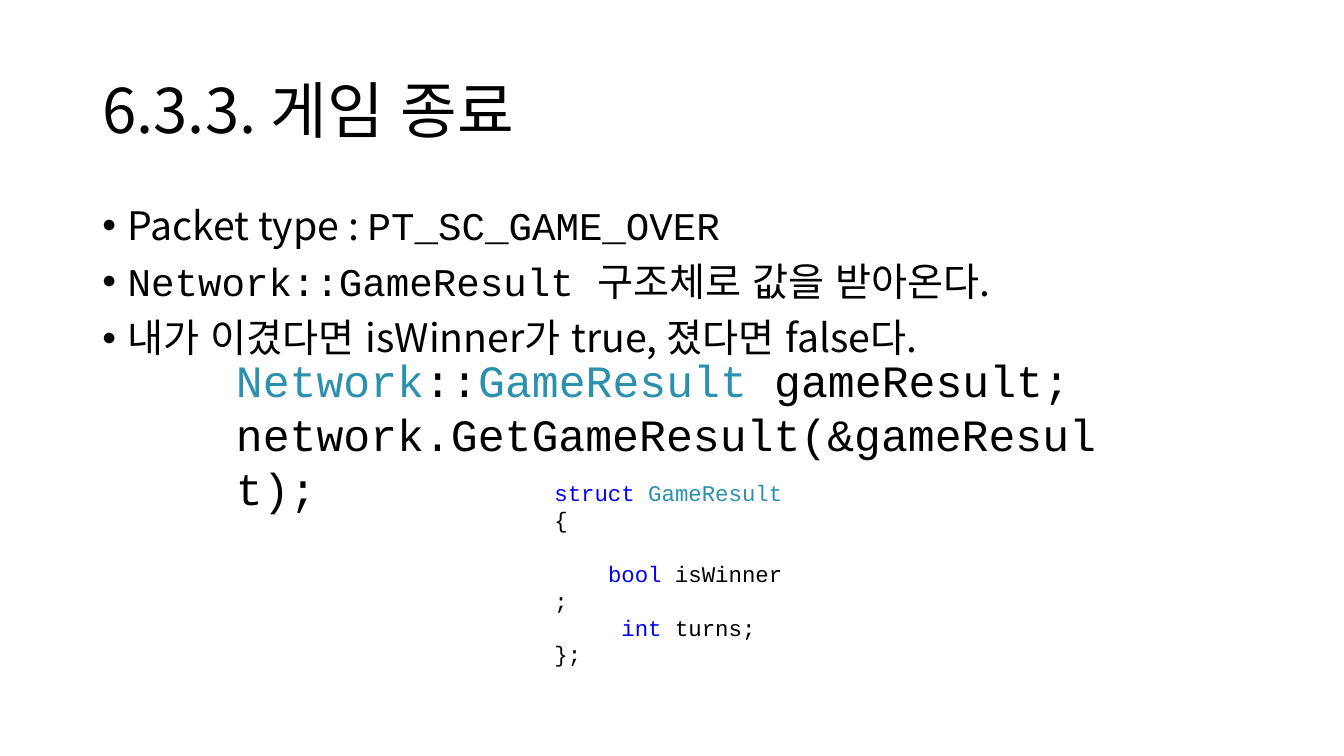
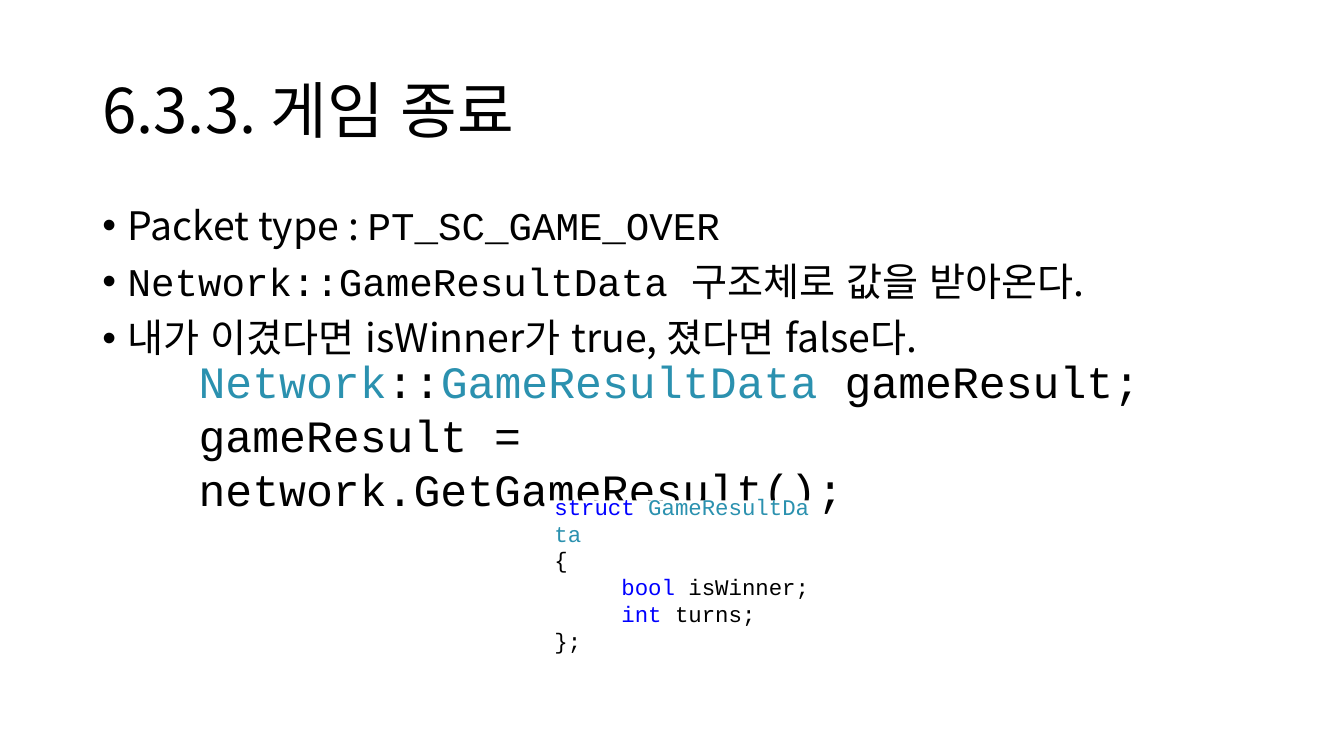
Before and after one commit to namse/BGNL, a slide deck: slide 24 of BGNL사용법설명.pptx. Drawn at 1344x756 pixels with LibreOffice and Linux fonts; fonts in the diff are those of the drawing. Boxes give left, top, right and bottom in pixels: in the first picture for what was removed or moved away, otherwise in the second. Text is boxed around its words. In the diff, an @@ line names an element or a change of style, - is before the commit and + after.

```diff
--- a/BGNL사용법설명.pptx
+++ b/BGNL사용법설명.pptx
@@ text at bbox=[128, 263, 1084, 299]: text changed @@
-• Network::GameResult 구조체로 값을 받아온다.
+• Network::GameResultData 구조체로 값을 받아온다.
@@ text at bbox=[199, 367, 1141, 516]: text changed @@
-Network::GameResult gameResult;
-network.GetGameResult(&gameResult);
+Network::GameResultData gameResult;
+gameResult = network.GetGameResult();
@@ text at bbox=[554, 499, 634, 516]: text changed @@
-struct GameResult
+struct GameResultData
```
Also in this commit, not shown: 4 other slides changed, 5 other files.
